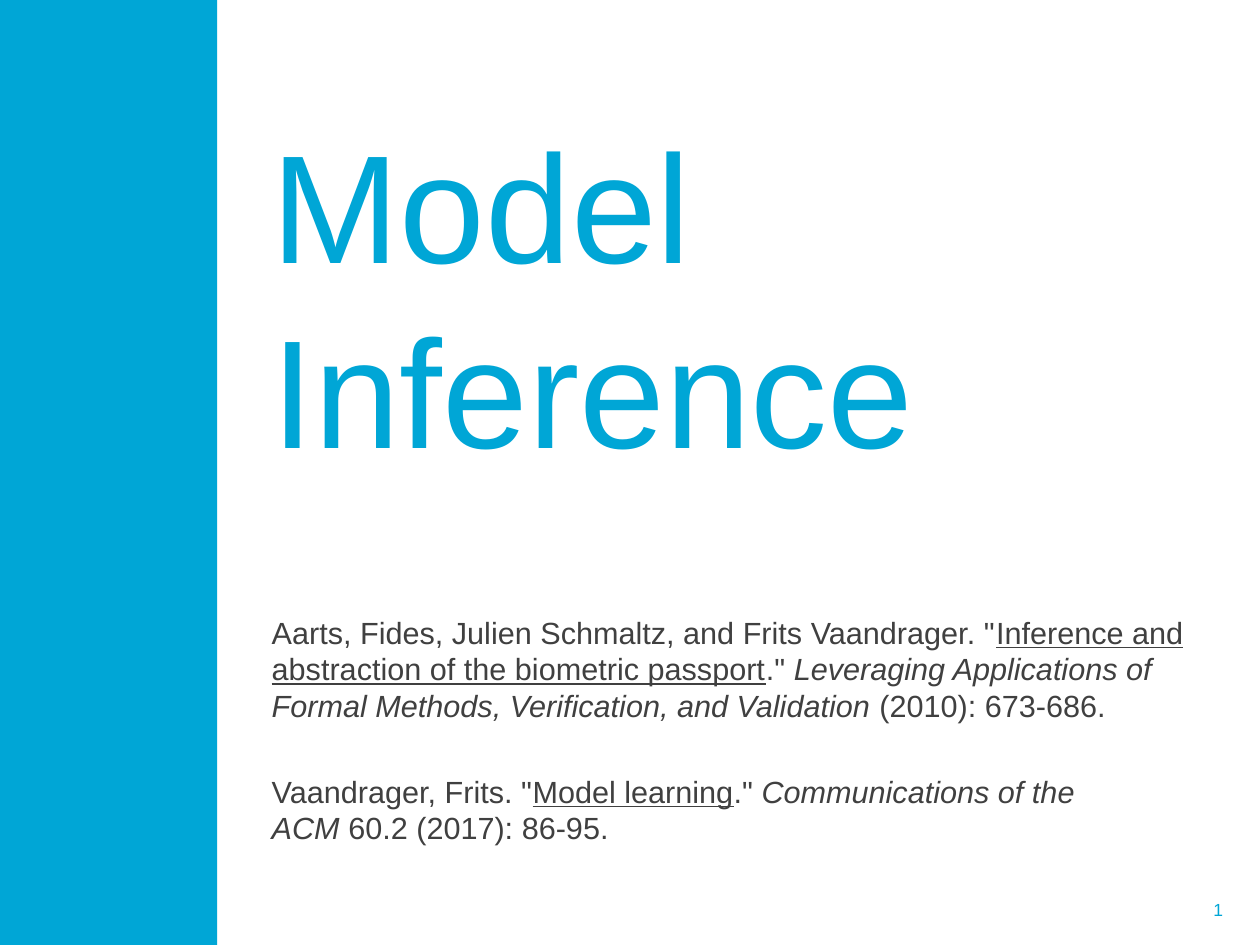
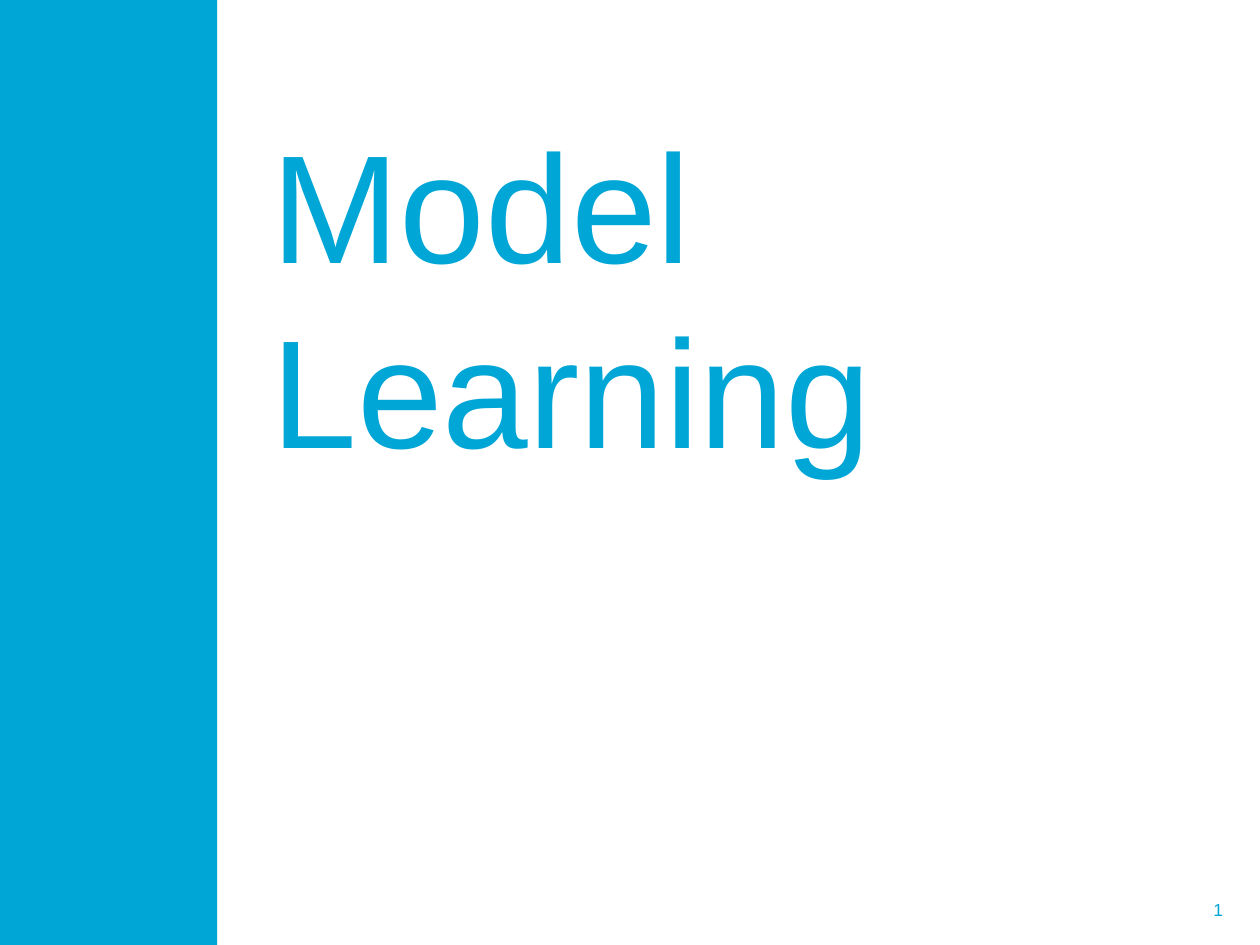
Before and after one commit to wesleyvanderlee/Thesis, a slide deck: slide 1 of Literature/Presentations/Paper presentatie 4 mei.pptx. Drawn at 1260x945 pixels with LibreOffice and Linux fonts; fonts in the diff are those of the drawing; background and template pictures are left out. Boxes give left, top, right and bottom in pixels: in the first picture for what was removed or moved away, otherwise in the second. Text is boxed around its words. In the diff, an @@ line names an element or a change of style, - is before the commit and + after.

```diff
--- a/Literature/Presentations/Paper presentatie 4 mei.pptx
+++ b/Literature/Presentations/Paper presentatie 4 mei.pptx
@@ title at [272, 151, 871, 476]: text changed @@
-Model Inference
+Model Learning
@@ text removed at [272, 622, 1183, 845] @@
-Aarts, Fides, Julien Schmaltz, and Frits Vaandrager. "Inference and abstraction of the biometric passport." Leveraging Applications of Formal Methods, Verification, and Validation (2010): 673-686.
-Vaandrager, Frits. "Model learning." Communications of the ACM 60.2 (2017): 86-95.
```
Also in this commit, not shown: 5 other slides changed, 1 slide added, 1 slide removed.
